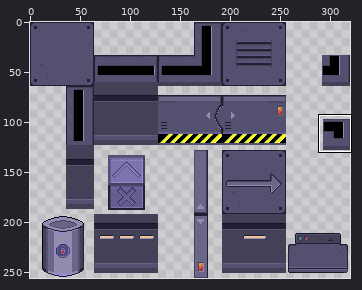
File history of a sprite sheet, assets/tileset-scifi.png. Above: a wide view before the commit, with the close-up outlined.
Close-up. The starting point:
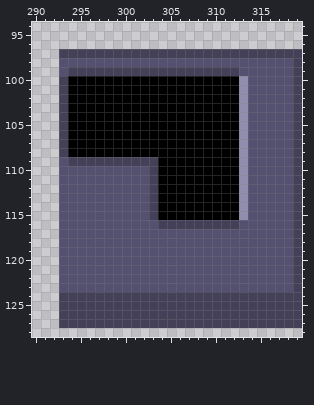
The file is 320x256 pixels. Shown: x 290..319, y 94..128.
New version:
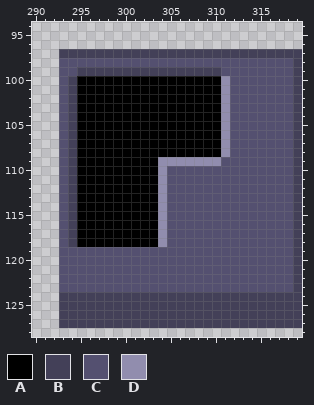
Palette (. is transparent): A #000000  B #434058  C #545070  D #918dae
Commit: corner rotated
Changes in this commit:
Colour A replaces colour B in row 109 at x 295 to 303; in rows 110 to 115 at x 303.
Colour A replaces colour C in rows 110 to 115 at x 295 to 302; in rows 116 to 118 at x 295 to 303.
Colour B replaces colour A in rows 100 to 108 at x 294.
Colour B replaces colour C in rows 110 to 118 at x 294.
Colour C replaces colour A in rows 100 to 108 at x 312; in row 109 at x 311 to 312; in rows 110 to 115 at x 305 to 312.
Colour C replaces colour B in row 99 at x 294 and 311 to 312; in rows 100 to 108 at x 293; in row 116 at x 305 to 312.
Colour C replaces colour D in rows 100 to 115 at x 313.
Colour D replaces colour A in rows 100 to 108 at x 311; in row 109 at x 304 to 310; in rows 110 to 115 at x 304.
Colour D replaces colour B in row 116 at x 304.
Colour D replaces colour C in rows 117 to 118 at x 304.
Where, in picture pixels (left, top, right, bottom), the same in both close-ups:
changed: (59, 67, 248, 247)
